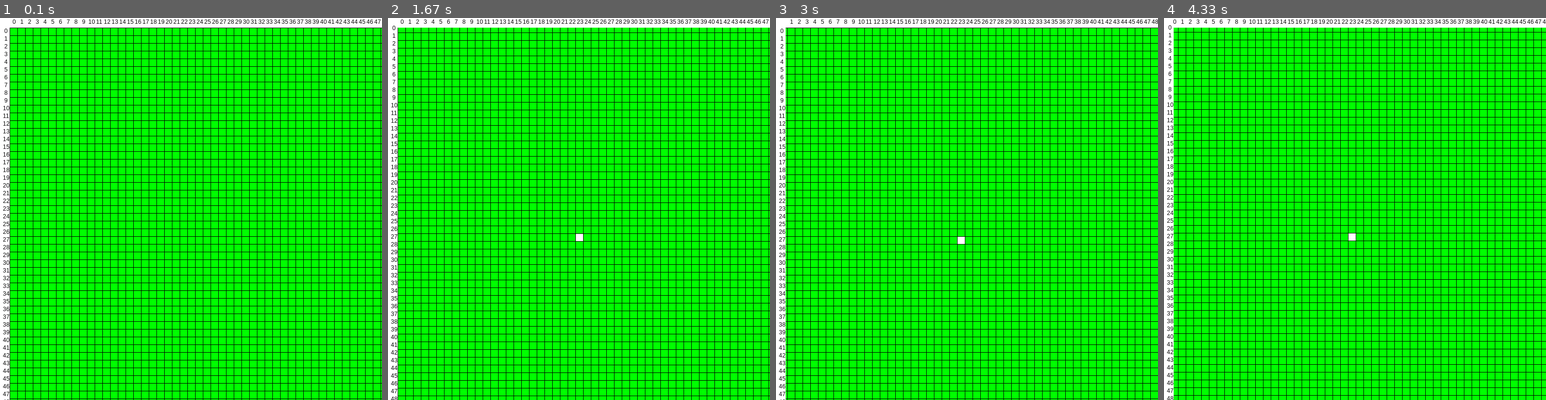
Above: before the commit, frames 1-4 (left to right).
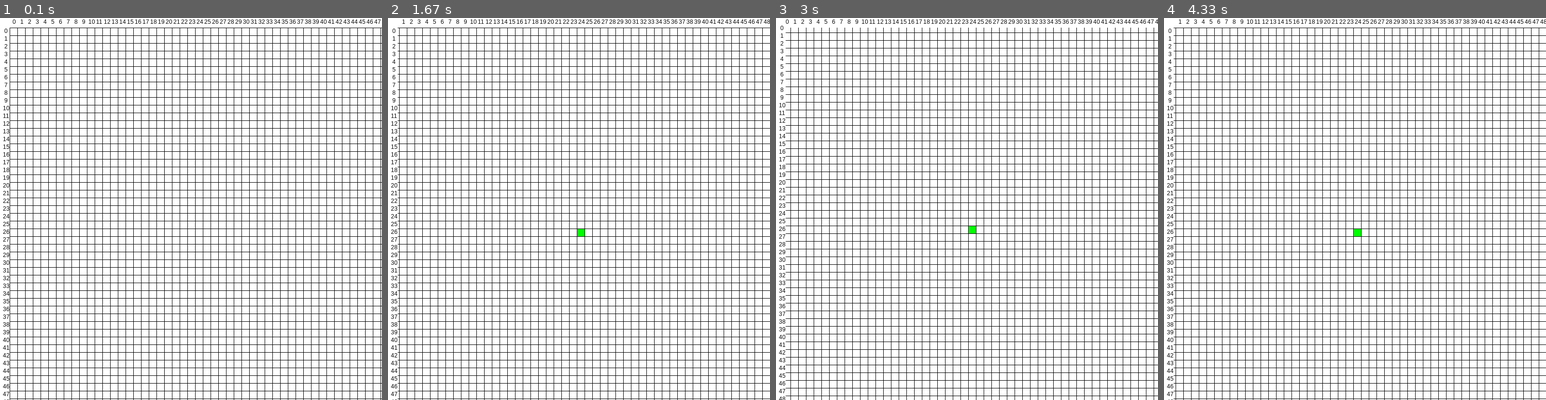
Above: after the commit, the same moments.

Repository: Archanciel/Learning_Pygame
Game: pygame game, started from draw_grid/main.py
Two runs of this game, one before a commit and one after it. Both use one fixed random seed, a clock stepped at 60 frames per second and the inputs below.
Inputs (mouse positions are in pixels of both pictures, inside the frame that each line leads up to):
- Up to frame 1 (0.1 s): no input
- Up to frame 2 (1.67 s): hold Right 0.33-0.8 s; move the mouse to (563, 224) at 0.37 s; hold Up 0.83-1.13 s; click (582, 235) at 1.25 s; hold Right from 1.5 s (still down)
- Up to frame 3 (3 s): release Right at 1.97 s; hold Left 2-2.53 s; hold Down 2.57-2.87 s; hold Left from 2.9 s (still down)
- Up to frame 4 (4.33 s): release Left at 3.3 s; hold Up 3.33-3.7 s; hold Right from 3.73 s (still down)

The runs differ from the first frame. In frame 1, 83% of the frame differs, in the area x 2-100%, y 2-100%; in frame 2, 96%; in frame 3, 95%; in frame 4, 96%, in the area x 0-100%, y 0-100%.

Commit message:
rename and adopt grid view logic

Diff:
--- a/draw_grid/grid.py
+++ b/draw_grid/grid.py
@@ -287,16 +287,16 @@
 
     def move(self, xOffset, yOffset):
         if xOffset > 0:
-            self.moveLeft(xOffset)
+            self.moveViewLeft(xOffset)
         elif xOffset < 0:
-            self.moveRight(-xOffset)
+            self.moveViewRight(-xOffset)
 
         if yOffset > 0:
-            self.moveUp(yOffset)
+            self.moveViewUp(yOffset)
         elif yOffset < 0:
-            self.moveDown(-yOffset)
-
-    def moveUp(self, pixels):
+            self.moveViewDown(-yOffset)
+
+    def moveViewUp(self, pixels):
         newGridYOffset = self.gridOffsetYPx - pixels
         maxAllowedYOffsetPx = self.computeMaxAllowedVerticalOffsetPx()
 
@@ -309,7 +309,7 @@
         self.updateStartDrawRowIndex()
         self.changed = True
 
-    def moveToTop(self):
+    def moveViewToTop(self):
         '''
         Resets to the top most (0) row.
         '''
@@ -317,7 +317,7 @@
         self.updateStartDrawRowIndex()
         self.changed = True
 
-    def moveDown(self, pixels):
+    def moveViewDown(self, pixels):
         self.gridOffsetYPx += pixels
 
         if self.gridOffsetYPx > 0:
@@ -326,7 +326,7 @@
         self.updateStartDrawRowIndex()
         self.changed = True
 
-    def moveToBottom(self):
+    def moveViewToBottom(self):
         '''
         Sets the display to the right most or end column.
         '''
@@ -335,7 +335,7 @@
         self.updateStartDrawRowIndex()
         self.changed = True
 
-    def moveLeft(self, pixels):
+    def moveViewLeft(self, pixels):
         newGridXOffsetPx = self.gridOffsetXPx - pixels
         maxAllowedXOffsetPx = self.computeMaxAllowedHorizontalOffsetPx()
         if -newGridXOffsetPx >= maxAllowedXOffsetPx:
@@ -347,7 +347,7 @@
         self.updateStartDrawColIndex()
         self.changed = True
 
-    def moveToRightEnd(self):
+    def moveViewToRightEnd(self):
         '''
         Sets the display to the right most or end column.
         '''
@@ -402,7 +402,7 @@
 
         return int(maxAllowedVerticalOffsetPx)
 
-    def moveRight(self, pixels):
+    def moveViewRight(self, pixels):
         self.gridOffsetXPx += pixels
 
         if self.gridOffsetXPx > 0:
@@ -411,7 +411,7 @@
         self.updateStartDrawColIndex()
         self.changed = True
 
-    def moveToLeftHome(self):
+    def moveViewToLeftHome(self):
         '''
         Resets to the left most (0) column.
         '''
--- a/draw_grid/main.py
+++ b/draw_grid/main.py
@@ -112,22 +112,22 @@
                 self.grid.zoomOut()
         elif pg.key.get_mods() & pg.KMOD_CTRL:  # CTRL key pressed
             if keys[pg.K_UP]:
-                self.grid.moveToTop()
+                self.grid.moveViewToTop()
             if keys[pg.K_DOWN]:
-                self.grid.moveToBottom()
+                self.grid.moveViewToBottom()
             if keys[pg.K_LEFT]:
-                self.grid.moveToLeftHome()
+                self.grid.moveViewToLeftHome()
             if keys[pg.K_RIGHT]:
-                self.grid.moveToRightEnd()
+                self.grid.moveViewToRightEnd()
         else:
+            if keys[pg.K_DOWN]:
+                self.grid.moveViewUp(GRID_MOVE_INCREMENT)
             if keys[pg.K_UP]:
-                self.grid.moveUp(GRID_MOVE_INCREMENT)
-            if keys[pg.K_DOWN]:
-                self.grid.moveDown(GRID_MOVE_INCREMENT)
+                self.grid.moveViewDown(GRID_MOVE_INCREMENT)
+            if keys[pg.K_RIGHT]:
+                self.grid.moveViewLeft(GRID_MOVE_INCREMENT)
             if keys[pg.K_LEFT]:
-                self.grid.moveLeft(GRID_MOVE_INCREMENT)
-            if keys[pg.K_RIGHT]:
-                self.grid.moveRight(GRID_MOVE_INCREMENT)
+                self.grid.moveViewRight(GRID_MOVE_INCREMENT)
 
     def update(self):
         '''
@@ -156,9 +156,9 @@
             fileNotFoundName = self.grid.loadGridData()
             if fileNotFoundName:
                 messagebox.showerror(None, fileNotFoundName + ' not found. Grid initialized with neutral data !')
-                self.grid.initialiseCellsToValue(1)
+                self.grid.initialiseCellsToValue(0)
         else:
-            self.grid.initialiseCellsToValue(1)
+            self.grid.initialiseCellsToValue(0)
 
     def show_go_screen(self):
         '''
